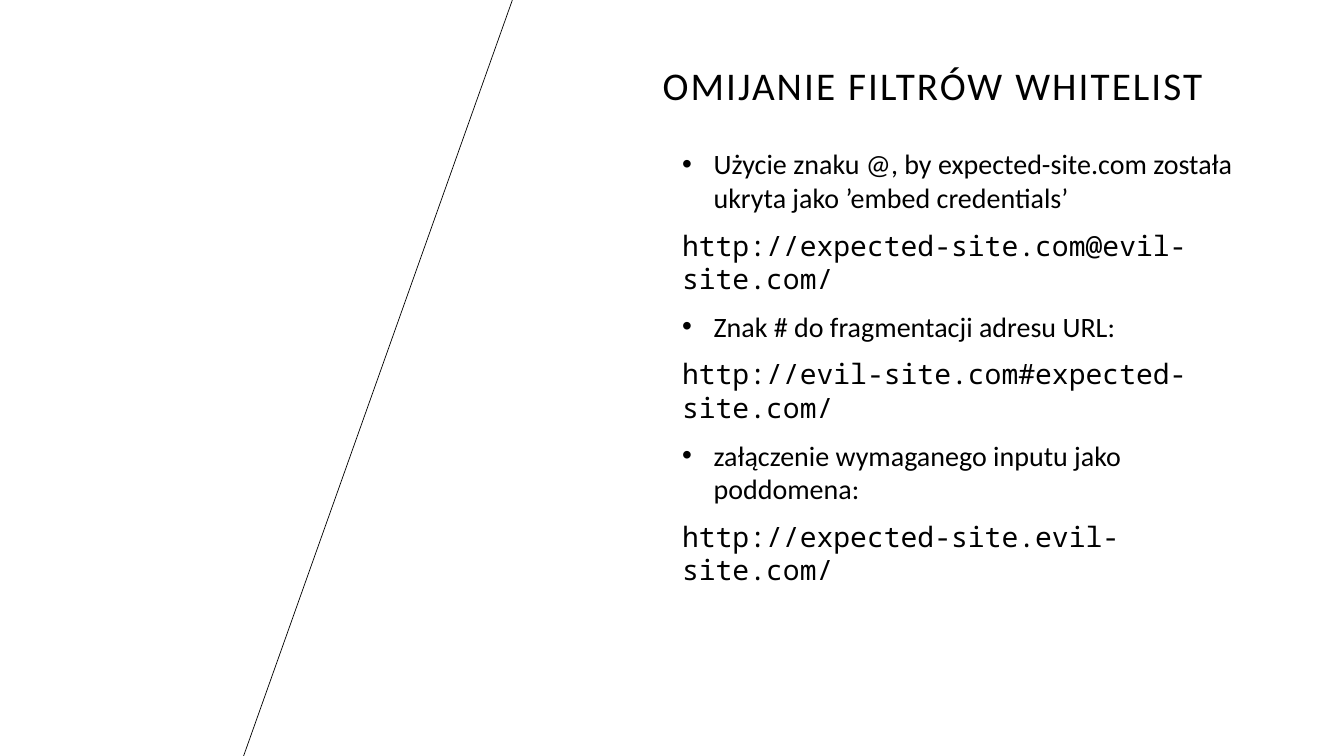
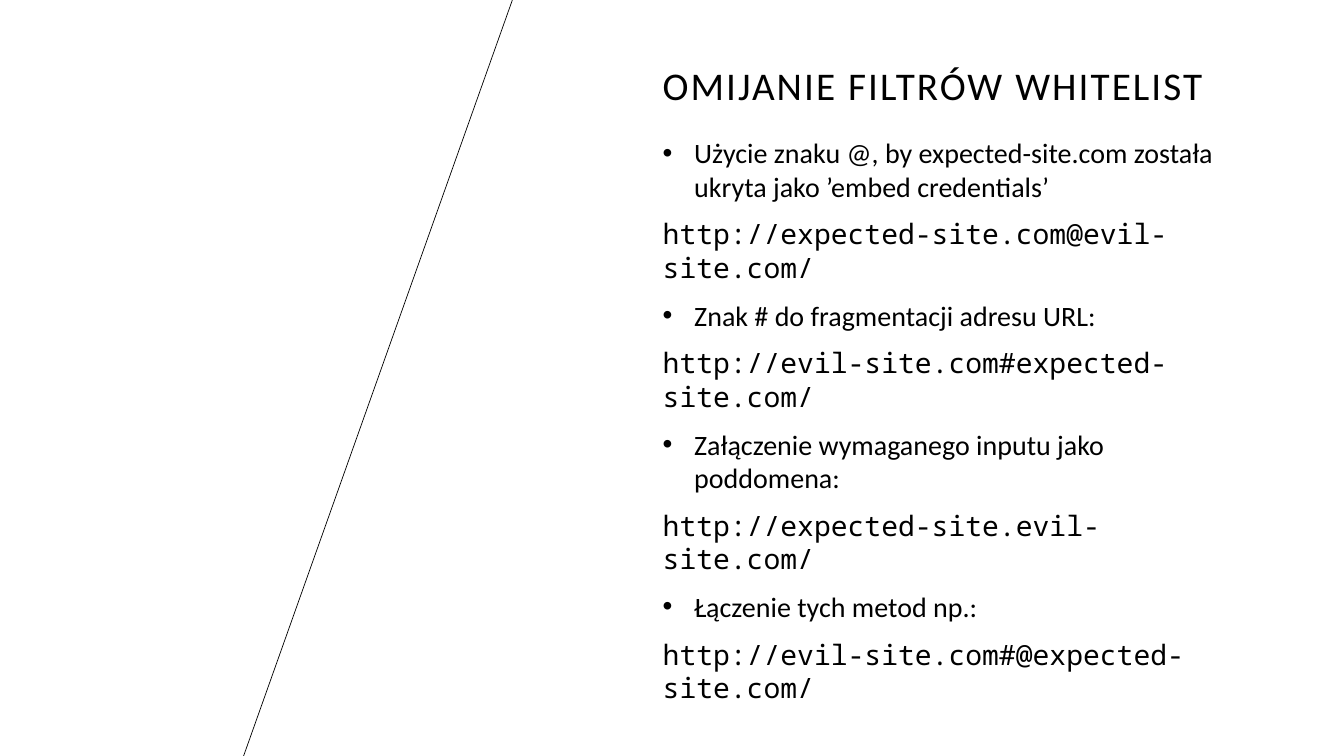
Before and after one commit to shionorix/SSRF-project, a slide deck: slide 15 of Podatność Server Side Request Forgery z wykorzystaniem strony.pptx. Drawn at 1344x756 pixels with LibreOffice and Linux fonts; fonts in the diff are those of the drawing; background and template pictures are left out. Boxes give left, top, right and bottom in pixels: in the first picture for what was removed or moved away, otherwise in the second. Text is boxed around its words. In the diff, an @@ line names an element or a change of style, - is before the commit and + after.

```diff
--- a/Podatność Server Side Request Forgery z wykorzystaniem strony.pptx
+++ b/Podatność Server Side Request Forgery z wykorzystaniem strony.pptx
@@ text "Użycie znaku @, by expected-site.com ...": place and size @@
-text "Użycie znaku @, by expected-site.com ..." at [682,154,1232,581]
+text "Użycie znaku @, by expected-site.com ..." at [663,143,1213,699]
@@ text at [694,435,1104,493]: text changed @@
-• załączenie wymaganego inputu jako poddomena:
+• Załączenie wymaganego inputu jako poddomena:
@@ text at [663,597,1184,699]: paragraphs added @@
+• Łączenie tych metod np.:
+http://evil-site.com#@expected-site.com/
```
Also in this commit, not shown: 4 other slides changed.
